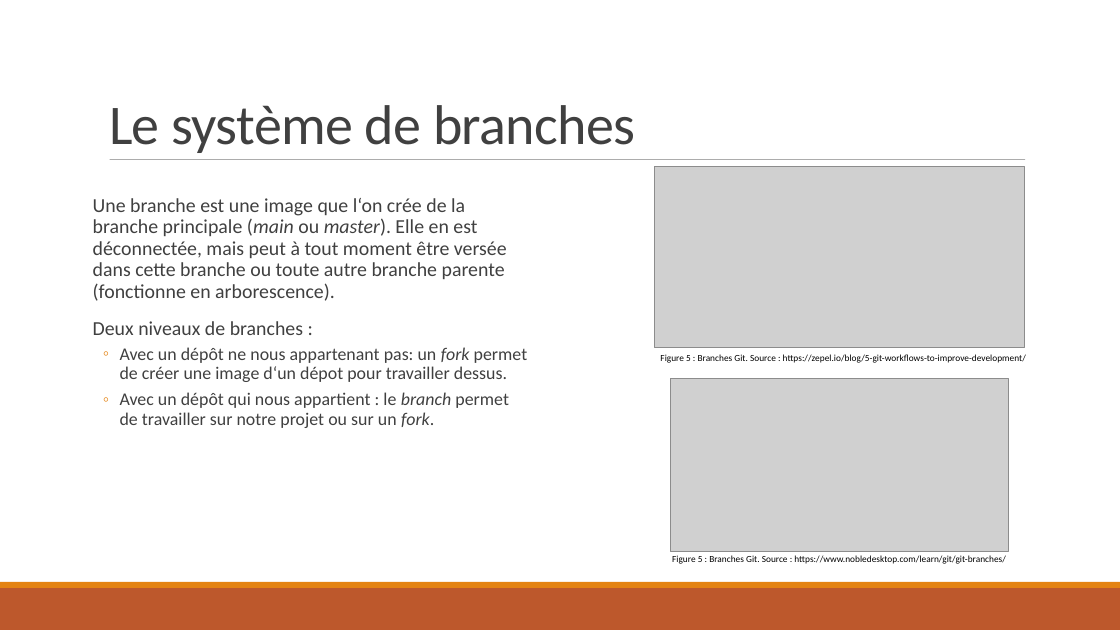
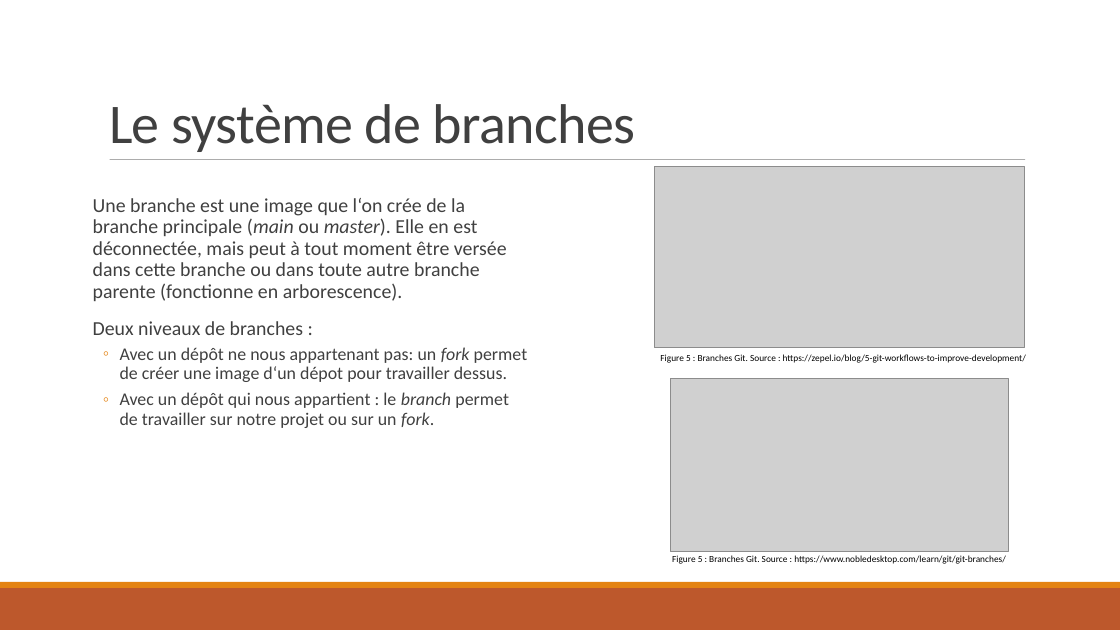
Before and after one commit to Mareike2405/SupportGitGithub, a slide deck: slide 7 of FormationGitGithub.pptx. Drawn at 1120x630 pixels with LibreOffice and Linux fonts; fonts in the diff are those of the drawing; grey boxes stand for pictures. Boxes give left, top, right and bottom in pixels: in the first picture for what was removed or moved away, otherwise in the second. Text is boxed around its words. In the diff, an @@ line names an element or a change of style, - is before the commit and + after.

```diff
--- a/FormationGitGithub.pptx
+++ b/FormationGitGithub.pptx
@@ text at (x1=93, y1=198, x2=507, y2=301): text changed @@
-  Une branche est une image que l‘on crée de la branche principale (main ou master). Elle en est déconnectée, mais peut à tout moment être versée dans cette branche ou toute autre branche parente (fonctionne en arborescence).
+  Une branche est une image que l‘on crée de la branche principale (main ou master). Elle en est déconnectée, mais peut à tout moment être versée dans cette branche ou dans toute autre branche parente (fonctionne en arborescence).
```
Also in this commit, not shown: 6 other slides changed, 3 slides added, 1 other file.
